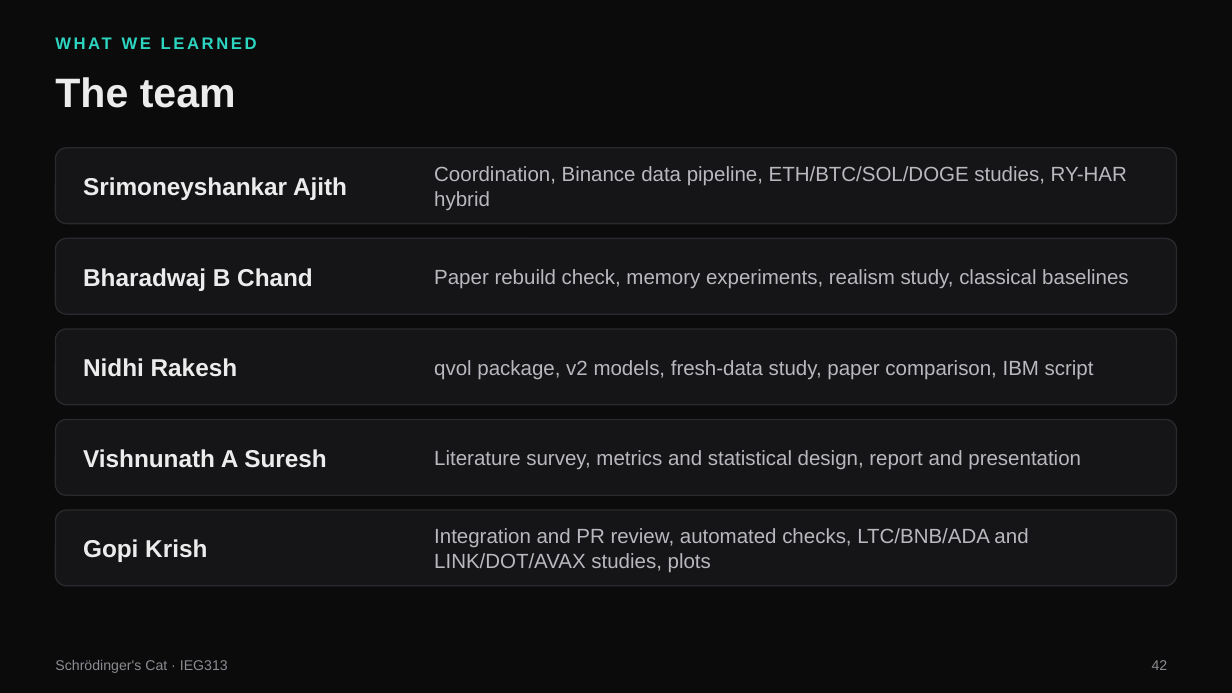
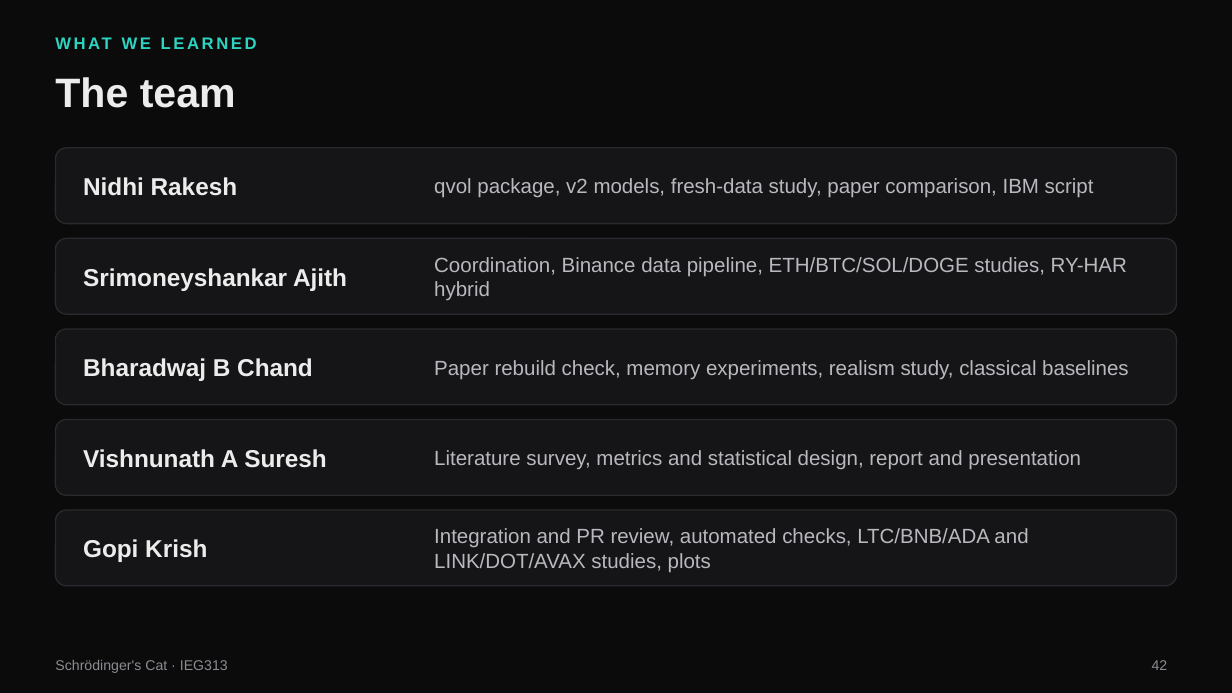
Before and after one commit to moneytosms/qcproj, a slide deck: slide 42 of doc/IEG313_Schrodingers_Cat_Presentation_v3.pptx. Drawn at 1232x693 pixels with LibreOffice and Linux fonts; fonts in the diff are those of the drawing. Boxes give left, top, right and bottom in pixels: in the first picture for what was removed or moved away, otherwise in the second. Text is boxed around its words. In the diff, an @@ line names an element or a change of style, - is before the commit and + after.

```diff
--- a/doc/IEG313_Schrodingers_Cat_Presentation_v3.pptx
+++ b/doc/IEG313_Schrodingers_Cat_Presentation_v3.pptx
@@ text "Nidhi Rakesh": place and size @@
-text "Nidhi Rakesh" at (83,358,238,377)
+text "Nidhi Rakesh" at (83,177,238,196)
@@ text "qvol package, v2 models, fresh-data ...": place and size @@
-text "qvol package, v2 models, fresh-data ..." at (434,360,1094,379)
+text "qvol package, v2 models, fresh-data ..." at (434,178,1094,198)
@@ 4 texts: place and size @@
-4 texts at (83,166,1128,291)
+4 texts at (83,257,1128,381)
```
Also in this commit, not shown: 1 other slide changed, 9 other files.
